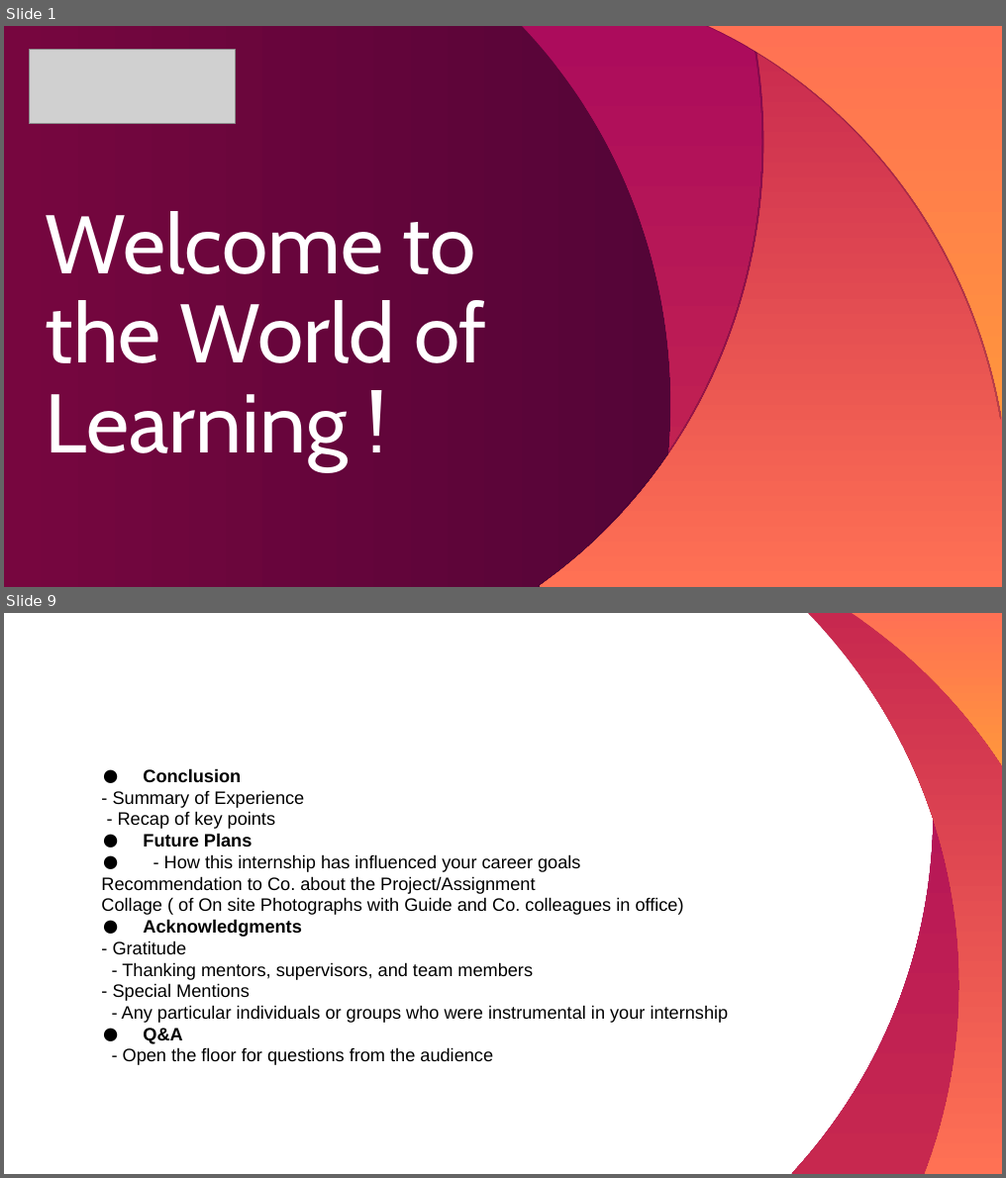
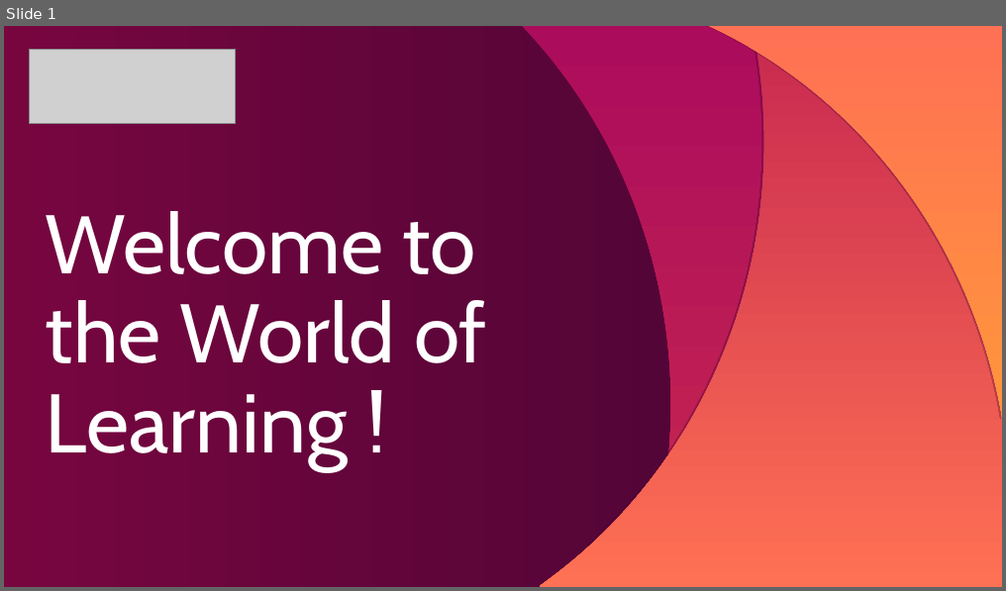
Before and after one commit to lightning-mcqueen01/HTML-basic, a slide deck: week 5/js/Template_internship_Viva2024(1).ppt. Shown one above the other, each under a label of ours: slides 1 and 9 before the commit, slide 1 after it; the slides between them are not shown. The pictures are 1006x1178 and 1006x591 pixels, drawn with LibreOffice and Linux fonts; fonts in the diff are those of the drawing; grey boxes stand for pictures. Boxes give left, top, right and bottom in pixels: in the first picture for what was removed or moved away, otherwise in the second. Text is boxed around its words. In the diff, an @@ line names an element or a change of style, - is before the commit and + after.

```diff
--- a/week 5/js/Template_internship_Viva2024(1).ppt
+++ b/week 5/js/Template_internship_Viva2024(1).ppt
@@ slide 9 removed at <box>4,613,1002,1174</box>, background #FFFFFF @@
@@ freeform shape removed at <box>791,613,1002,1174</box> @@
@@ freeform shape removed at <box>808,613,1002,1174</box> @@
@@ freeform shape removed at <box>851,613,1002,764</box> @@
@@ text removed at <box>101,768,729,1065</box> @@
-● Conclusion
-- Summary of Experience
-- Recap of key points
-● Future Plans
-● - How this internship has influenced your career goals
-Recommendation to Co. about the Project/Assignment
-Collage ( of On site Photographs with Guide and Co. colleagues in office)
-● Acknowledgments
-- Gratitude
-- Thanking mentors, supervisors, and team members
-- Special Mentions
-- Any particular individuals or groups who were instrumental in your internship
-● Q&A
-- Open the floor for questions from the audience
```
Also in this commit, not shown: 1 slide changed, 14 slides added, 6 other slides removed, 31 other files.
